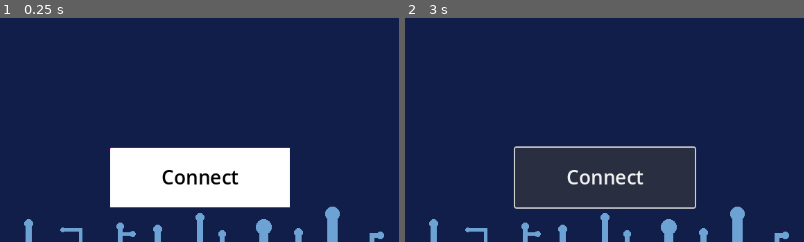
Above: before the commit, frames 1-2 (left to right).
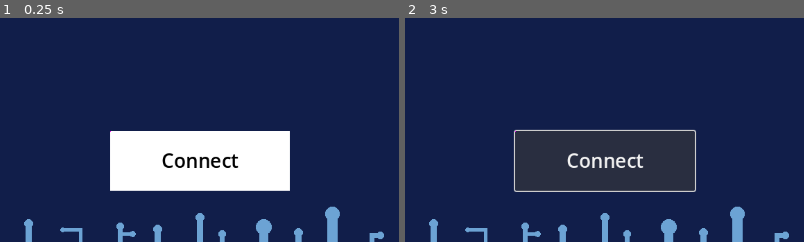
Above: after the commit, the same moments.

Repository: vocaz/hackercompsci
Game: Godot game, scene res://LobbyMenu.tscn
The game is run twice, just before and just after one commit, with the same random seed, the same clock (stepped at 60 frames per second) and the same inputs. This scene is started directly instead of the project's main scene.
Inputs (mouse positions are % of the whole screen's width and height, from its top left; square brackets give the same spot before the commit, where the layout moved):
- Up to frame 1 (0.25 s): no input
- Up to frame 2 (3 s): click (40, 78) [40, 82] at 0.5 s; click (40, 78) [40, 82] at 1.25 s; click (40, 78) [40, 82] at 2 s; click "Connect" at 2.75 s
The pictures show only the part of the screen within x 24-74%, y 50-100%; the shares and areas given below are measured in that part.

The runs differ from the first frame. In frame 1, 8.3% of the frame differs, in the area x 27-73%, y 50-85%; in frame 2, 2.9%.

Commit message:
backgrounds are full now

Diff:
--- a/LobbyMenu.tscn
+++ b/LobbyMenu.tscn
@@ -1,8 +1,7 @@
-[gd_scene load_steps=7 format=3 uid="uid://b4sebowmqacm"]
+[gd_scene load_steps=6 format=3 uid="uid://b4sebowmqacm"]
 
 [ext_resource type="Script" path="res://lobby_menu.gd" id="1_tfjtp"]
-[ext_resource type="Texture2D" uid="uid://bfbatleayv5b0" path="res://textures/background left.png" id="2_e70li"]
-[ext_resource type="Texture2D" uid="uid://dgvc2dbl3noqy" path="res://textures/background right.png" id="3_grp8k"]
+[ext_resource type="Texture2D" uid="uid://bu3bpcm7gc1kc" path="res://textures/background full.png" id="2_7pmem"]
 
 [sub_resource type="StyleBoxFlat" id="StyleBoxFlat_xqpke"]
 bg_color = Color(1, 1, 1, 1)
@@ -36,16 +35,10 @@
 offset_right = 1152.0
 offset_bottom = 648.0
 
-[node name="Background right" type="TextureRect" parent="Panel"]
-offset_right = 576.0
-offset_bottom = 648.0
-texture = ExtResource("2_e70li")
-
-[node name="Background left" type="TextureRect" parent="Panel"]
-offset_left = 576.0
+[node name="Background" type="TextureRect" parent="Panel"]
 offset_right = 1152.0
 offset_bottom = 648.0
-texture = ExtResource("3_grp8k")
+texture = ExtResource("2_7pmem")
 
 [node name="Button" type="Button" parent="."]
 layout_mode = 1
@@ -55,9 +48,9 @@
 anchor_right = 0.5
 anchor_bottom = 1.0
 offset_left = -136.0
-offset_top = -136.0
+offset_top = -160.0
 offset_right = 123.0
-offset_bottom = -50.0
+offset_bottom = -74.0
 grow_horizontal = 2
 grow_vertical = 0
 theme_override_colors/font_color = Color(0, 0, 0, 1)
Not shown, added: textures/background full.png.import
